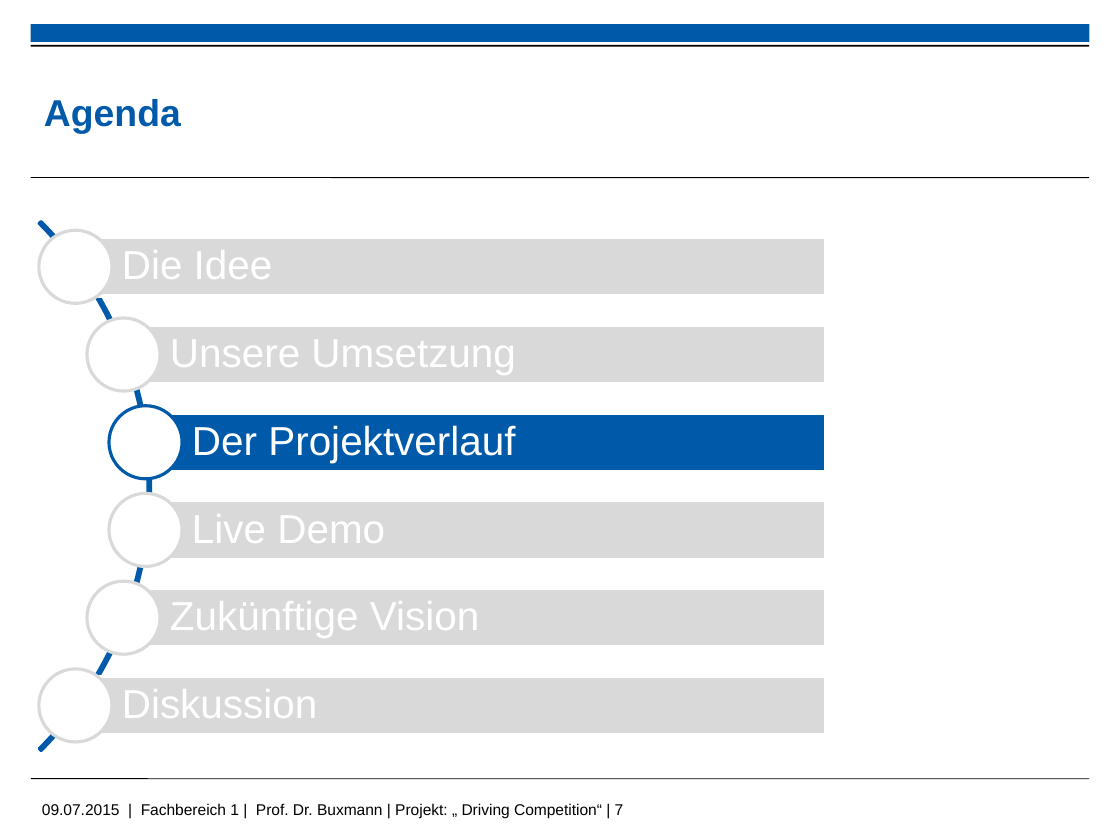
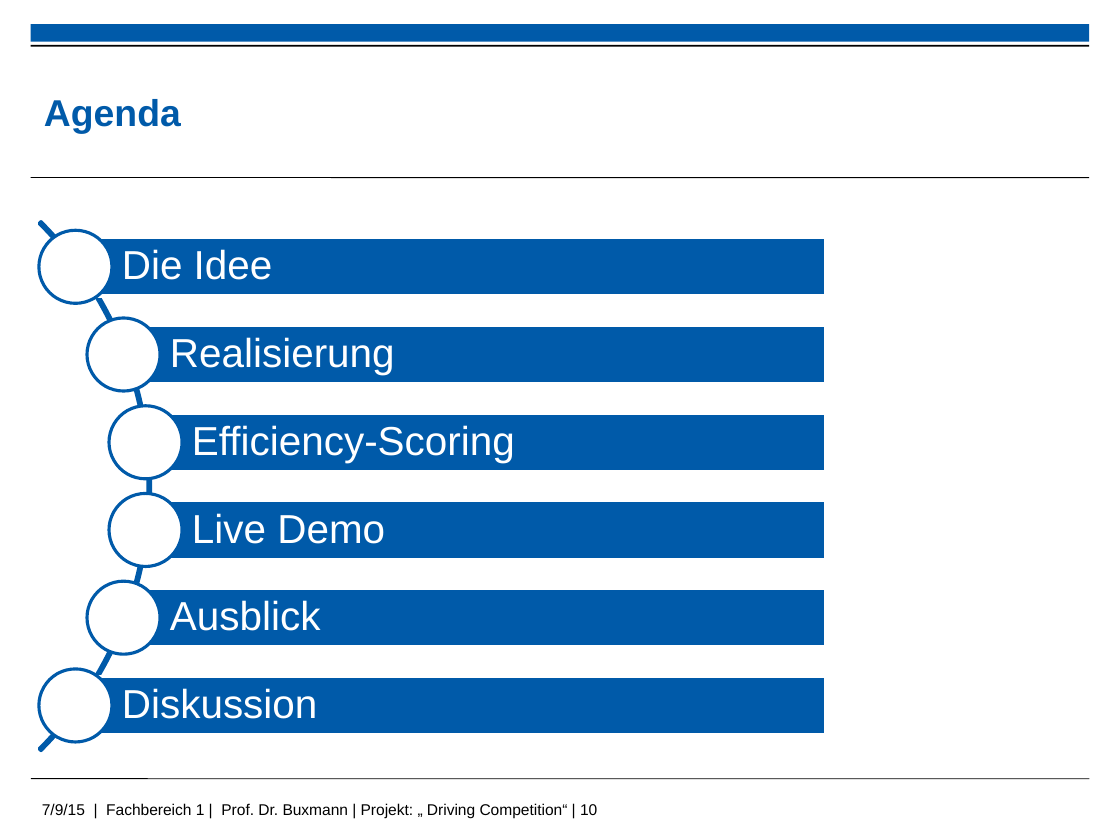
Before and after one commit to kolhagen/drivingcompetition, a slide deck: slide 10 of Big Data - Driving Compitiion.pptx (slide 7 before the commit). Drawn at 1120x840 pixels with LibreOffice and Linux fonts; fonts in the diff are those of the drawing; background and template pictures are left out. Boxes give left, top, right and bottom in pixels: in the first picture for what was removed or moved away, otherwise in the second. Text is boxed around its words. In the diff, an @@ line names an element or a change of style, - is before the commit and + after.

```diff
--- a/Big Data - Driving Compitiion.pptx
+++ b/Big Data - Driving Compitiion.pptx
@@ arch (boxed as its full ring) at [0, 112, 151, 840]: fill none to #005AA9; outline #005AA9 2 pt to #005AA9 2.01 pt @@
@@ rectangle "Realisierung" at [123, 325, 825, 383]: fill #D9D9D9 to #005AA9; outline #FFFFFF 2 pt to #FFFFFF 2.01 pt @@
@@ text in rectangle at [170, 337, 395, 375]: text added @@
+Realisierung
@@ rectangle "Efficiency-Scoring" at [146, 413, 825, 472]: outline #FFFFFF 2 pt to #FFFFFF 2.01 pt @@
@@ text in rectangle at [192, 425, 515, 463]: text added @@
+Efficiency-Scoring
@@ rectangle "Ausblick" at [123, 588, 825, 646]: fill #D9D9D9 to #005AA9; outline #FFFFFF 2 pt to #FFFFFF 2.01 pt @@
@@ text in rectangle at [170, 600, 321, 631]: text added @@
+Ausblick
@@ outline #D9D9D9 2 pt to #005AA9 2.01 pt in 5 elements at [39, 231, 112, 304], [87, 318, 160, 391], [109, 494, 181, 567], [87, 581, 160, 654], [39, 669, 112, 741] @@
@@ 3 rectangles: place and size @@
-3 rectangles at [122, 243, 385, 727]
+3 rectangles at [75, 237, 825, 735]
@@ less space between paragraphs; fill none to #005AA9; outline none to #FFFFFF 2.01 pt in 3 elements at [75, 237, 825, 296], [146, 501, 825, 559], [75, 676, 825, 735] @@
@@ group removed at [75, 237, 825, 735]: 3 rectangles, 3 texts @@
-Unsere Umsetzung
-Der Projektverlauf
-Zukünftige Vision
@@ text at [42, 803, 597, 819]: text changed @@
-09.07.2015 | Fachbereich 1 | Prof. Dr. Buxmann | Projekt: „ Driving Competition“ | 7
+7/9/15 | Fachbereich 1 | Prof. Dr. Buxmann | Projekt: „ Driving Competition“ | 10
```
Also in this commit, not shown: 12 other slides changed, 4 slides added, 2 slides removed.
